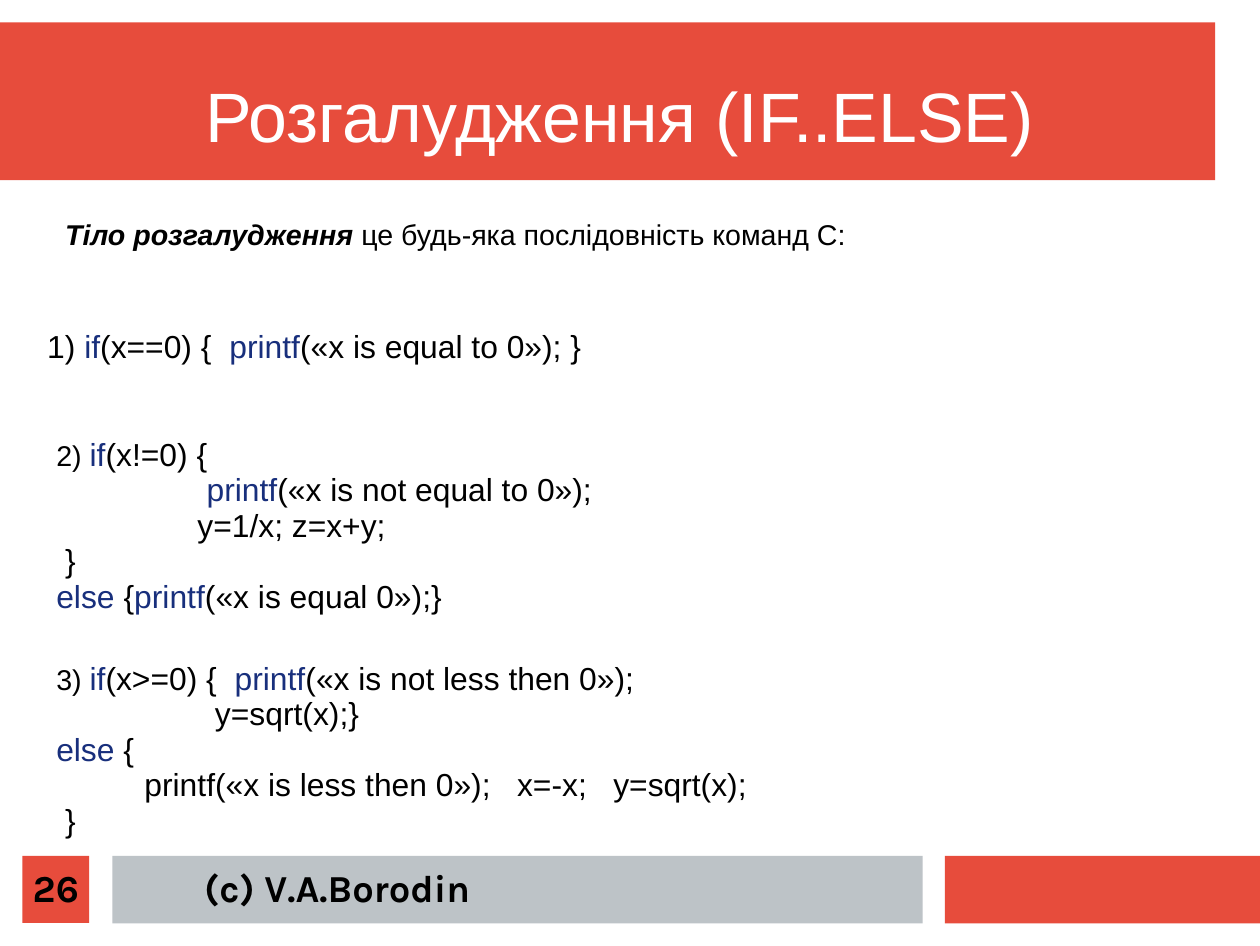
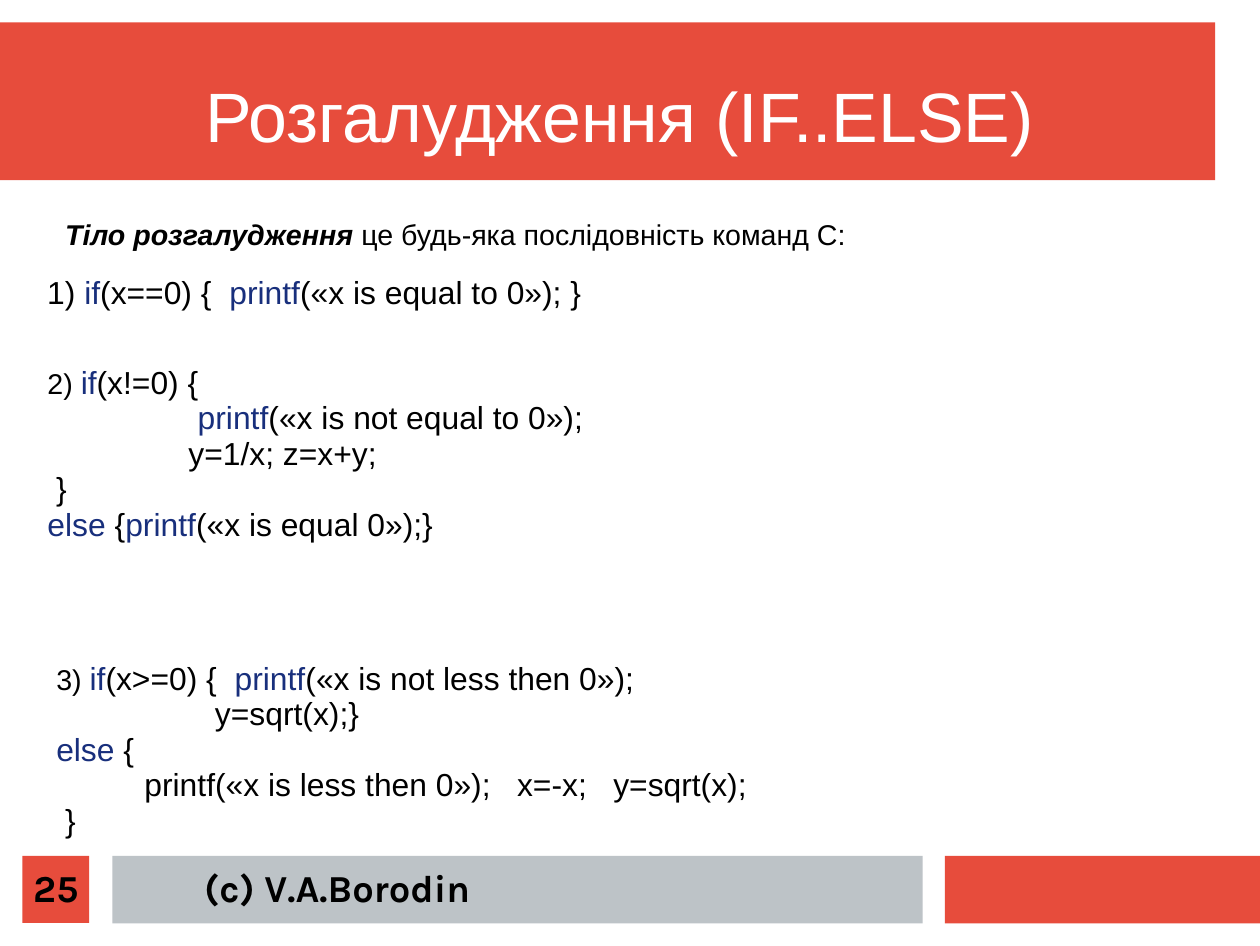
Before and after one commit to mecchmatProjects/CppCourse, a slide deck: slide 25 of Lect02/CppTutorUkr1.ppt (slide 26 before the commit). Drawn at 1260x946 pixels with LibreOffice and Linux fonts; fonts in the diff are those of the drawing. Boxes give left, top, right and bottom in pixels: in the first picture for what was removed or moved away, otherwise in the second. Text is boxed around its words. In the diff, an @@ line names an element or a change of style, - is before the commit and + after.

```diff
--- a/Lect02/CppTutorUkr1.ppt
+++ b/Lect02/CppTutorUkr1.ppt
@@ text "1) if(x==0) { printf(«x is ...": place and size @@
-text "1) if(x==0) { printf(«x is ..." at box(47, 335, 562, 363)
+text "1) if(x==0) { printf(«x is ..." at box(47, 281, 562, 309)
@@ text "2) if(x!=0) {": place and size @@
-text "2) if(x!=0) {" at box(56, 443, 592, 613)
+text "2) if(x!=0) {" at box(47, 371, 583, 541)
@@ page number at box(33, 876, 78, 903): text changed @@
-26
+25
```
Also in this commit, not shown: 13 other slides changed, 2 slides added, 2 slides removed, 4 other files.
